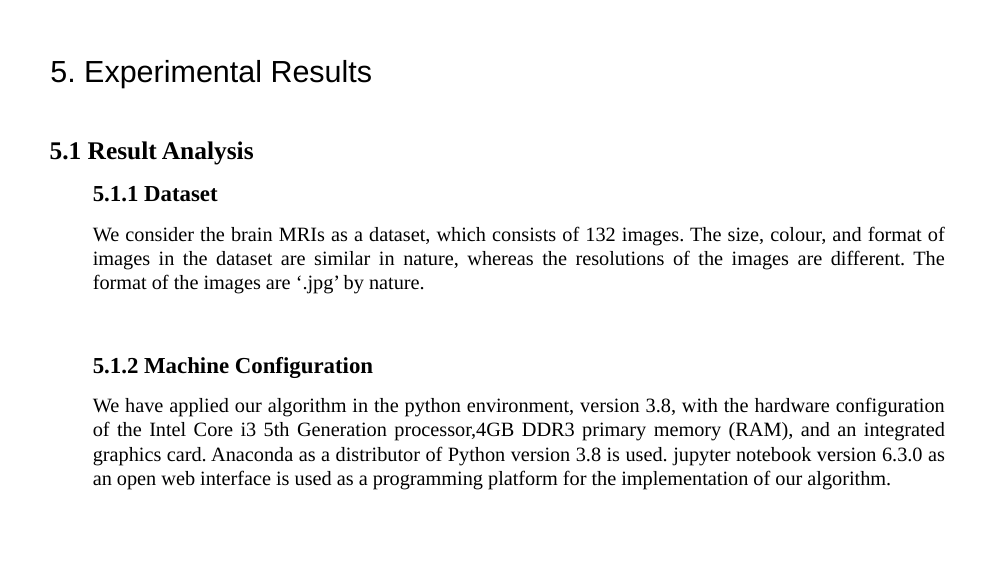
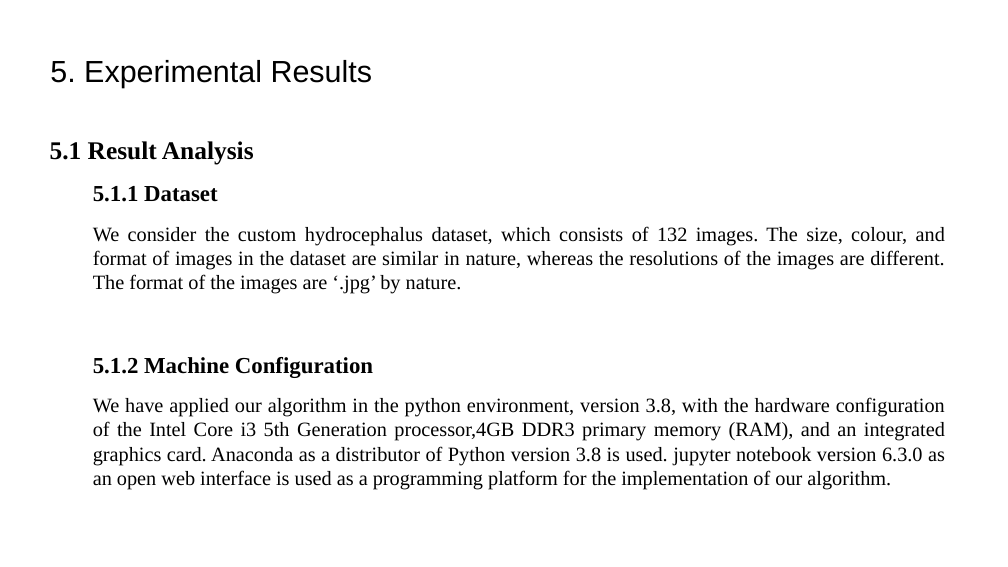
Before and after one commit to tirtharajsinha/Autoencoder_for_image_compression, a slide deck: slide 10 of 03_05_22_0240.pptx. Drawn at 1008x567 pixels with LibreOffice and Linux fonts; fonts in the diff are those of the drawing. Boxes give left, top, right and bottom in pixels: in the first picture for what was removed or moved away, otherwise in the second. Text is boxed around its words. In the diff, an @@ line names an element or a change of style, - is before the commit and + after.

```diff
--- a/03_05_22_0240.pptx
+++ b/03_05_22_0240.pptx
@@ text at bbox=[93, 226, 945, 294]: text changed @@
-  We consider the brain MRIs as a dataset, which consists of 132 images. The size, colour, and format of images in the dataset are similar in nature, whereas the resolutions of the images are different. The format of the images are ‘.jpg’ by nature.
+  We consider the custom hydrocephalus dataset, which consists of 132 images. The size, colour, and format of images in the dataset are similar in nature, whereas the resolutions of the images are different. The format of the images are ‘.jpg’ by nature.
```
Also in this commit, not shown: 2 other slides changed, 3 other files.
